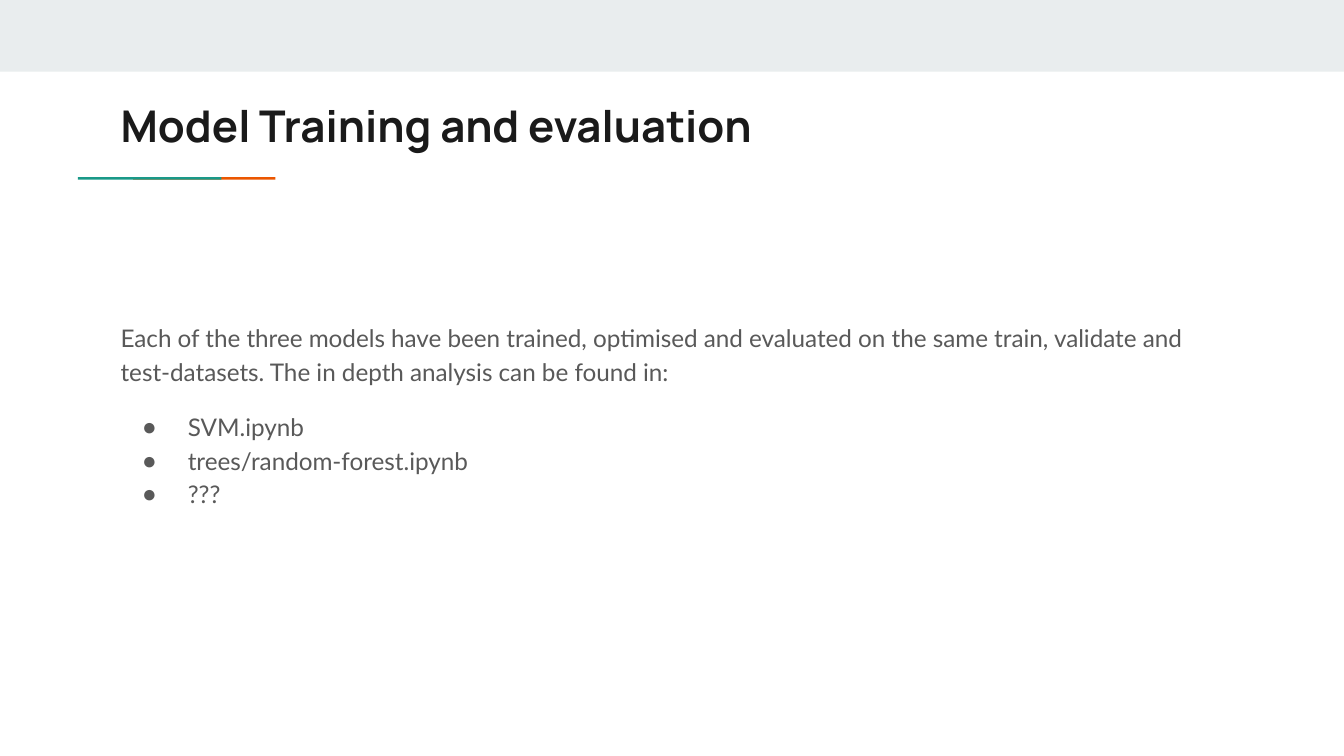
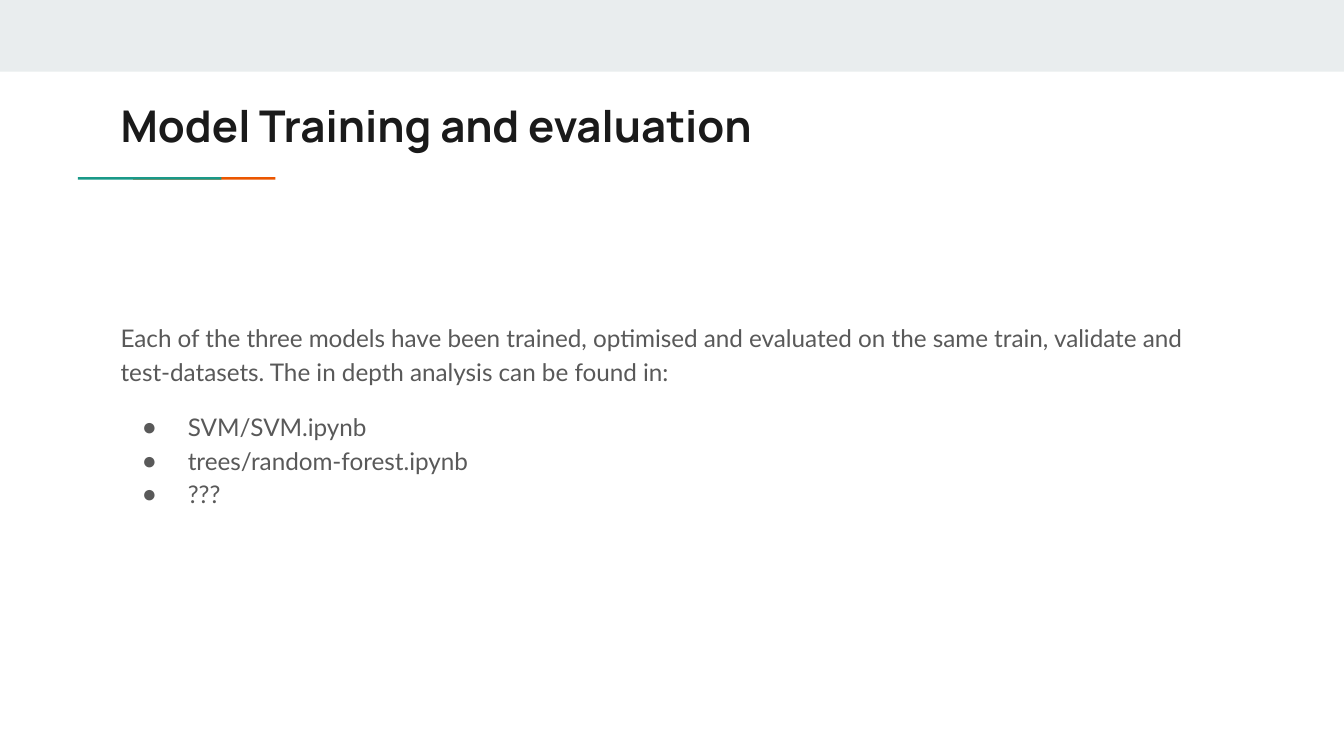
Before and after one commit to nono-zarazua/dog-learning, a slide deck: slide 6 of Practical Week Overview.pptx. Drawn at 1344x756 pixels with LibreOffice and Linux fonts; fonts in the diff are those of the drawing. Boxes give left, top, right and bottom in pixels: in the first picture for what was removed or moved away, otherwise in the second. Text is boxed around its words. In the diff, an @@ line names an element or a change of style, - is before the commit and + after.

```diff
--- a/Practical Week Overview.pptx
+++ b/Practical Week Overview.pptx
@@ text at <box>188,418,367,440</box>: text changed @@
-● SVM.ipynb
+● SVM/SVM.ipynb
```
Also in this commit, not shown: 4 other files.
